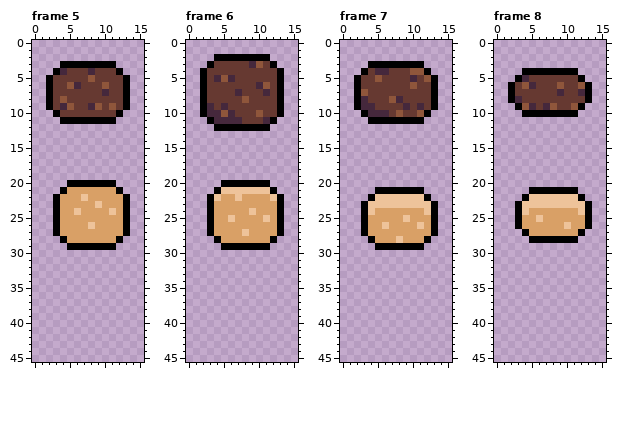
Two versions of one pixel-art file, assets/ingredients.aseprite. The first picture shows the starting point.
16x64 pixels, 16 frames. Shown: frame 5: x 0..15, y 0..45; frame 6: x 0..15, y 0..45; frame 7: x 0..15, y 0..45; frame 8: x 0..15, y 0..45. The commit also changed other frames, which this record leaves out.
New version:
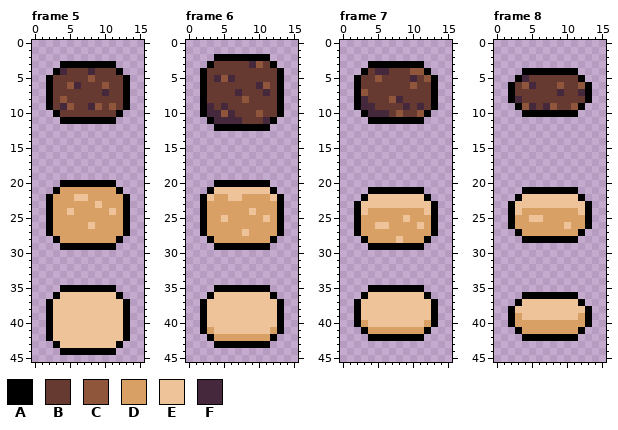
Palette (. is transparent): A #000000  B #663931  C #8f563b  D #d9a066  E #eec39a  F #45283c
Commit: I made some awesome pixel art! :D
Change:
Frame 5:
y 20: x 4 . -> A
y 21: x 3..4 .A -> AD
y 22: x 2..3 .A -> AD; x 6 D -> E
y 23: x 2..3 .A -> AD
y 24: x 2..3 .A -> AD; x 5..6 DE -> ED
y 25..27: x 2..3 .A -> AD
y 28: x 3..4 .A -> AD
y 29: x 4 . -> A
y 35: x 4..11 ........ -> AAAAAAAA
y 36: x 3..12 .......... -> AEEEEEEEEA
y 37..42: x 2..13 ............ -> AEEEEEEEEEEA
y 43: x 3..12 .......... -> AEEEEEEEEA
y 44: x 4..11 ........ -> AAAAAAAA
Frame 6:
y 20: x 4 . -> A
y 21: x 3..4 .A -> AE
y 22: x 2..4 .AE -> AED; x 6 D -> E
y 23..24: x 2..3 .A -> AD
y 25: x 2..3 .A -> AD; x 5..6 DE -> ED
y 26..27: x 2..3 .A -> AD
y 28: x 3..4 .A -> AD
y 29: x 4 . -> A
y 35: x 4..11 ........ -> AAAAAAAA
y 36: x 3..12 .......... -> AEEEEEEEEA
y 37..40: x 2..13 ............ -> AEEEEEEEEEEA
y 41: x 2..13 ............ -> ADEEEEEEEEDA
y 42: x 3..12 .......... -> ADDDDDDDDA
y 43: x 4..11 ........ -> AAAAAAAA
Frame 7:
y 21: x 4 . -> A
y 22: x 3..4 .A -> AE
y 23: x 2..3 .A -> AE
y 24: x 2..4 .AE -> AED
y 25: x 2..3 .A -> AD
y 26: x 2..3 .A -> AD; x 5 D -> E
y 27: x 2..3 .A -> AD
y 28: x 3..4 .A -> AD
y 29: x 4 . -> A
y 35: x 4..11 ........ -> AAAAAAAA
y 36: x 3..12 .......... -> AEEEEEEEEA
y 37..39: x 2..13 ............ -> AEEEEEEEEEEA
y 40: x 2..13 ............ -> ADEEEEEEEEDA
y 41: x 3..12 .......... -> ADDDDDDDDA
y 42: x 4..11 ........ -> AAAAAAAA
Frame 8:
y 21: x 4 . -> A
y 22: x 3..4 .A -> AE
y 23: x 2..3 .A -> AE
y 24: x 2..4 .AE -> AED
y 25: x 2..3 .A -> AD; x 5 D -> E
y 26: x 2..3 .A -> AD
y 27: x 3..4 .A -> AD
y 28: x 4 . -> A
y 36: x 4..11 ........ -> AAAAAAAA
y 37: x 3..12 .......... -> AEEEEEEEEA
y 38: x 2..13 ............ -> AEEEEEEEEEEA
y 39: x 2..13 ............ -> ADEEEEEEEEDA
y 40: x 2..13 ............ -> ADDDDDDDDDDA
y 41: x 3..12 .......... -> ADDDDDDDDA
y 42: x 4..11 ........ -> AAAAAAAA
Changed places in both pictures, as pixel boxes (x1, y1, x2, y2):
changed: (46, 180, 81, 250)
added: (46, 285, 130, 355)
changed: (200, 180, 235, 250)
added: (200, 285, 284, 348)
changed: (354, 187, 382, 250)
added: (354, 285, 438, 341)
changed: (508, 187, 536, 243)
added: (508, 292, 592, 341)
